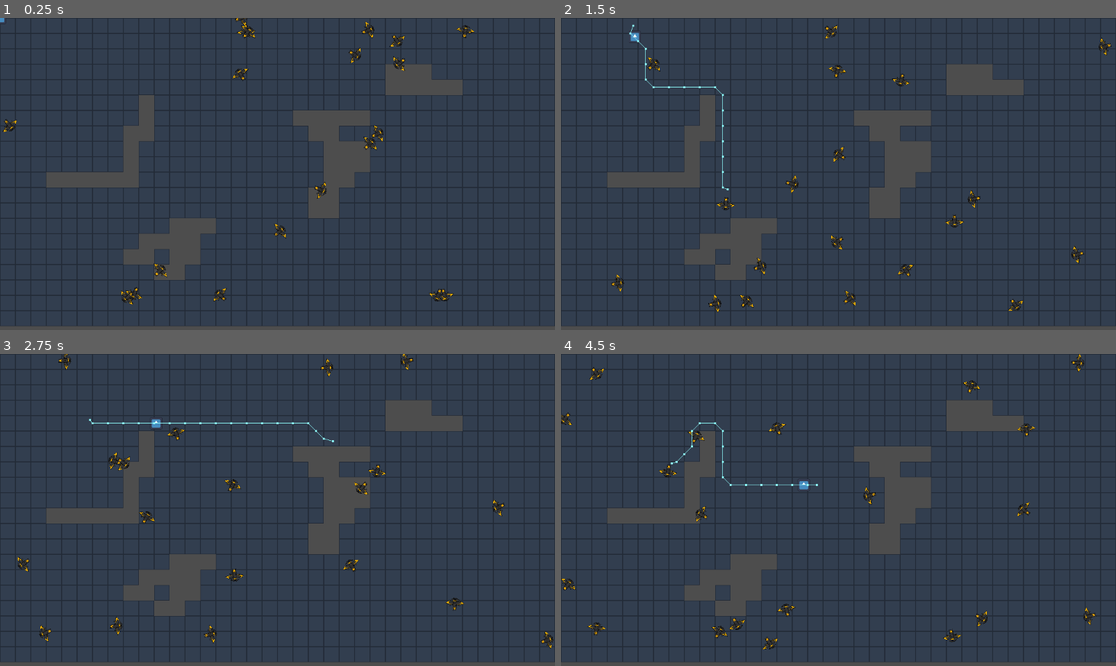
Above: before the commit, frames 1-4 (two rows, left to right).
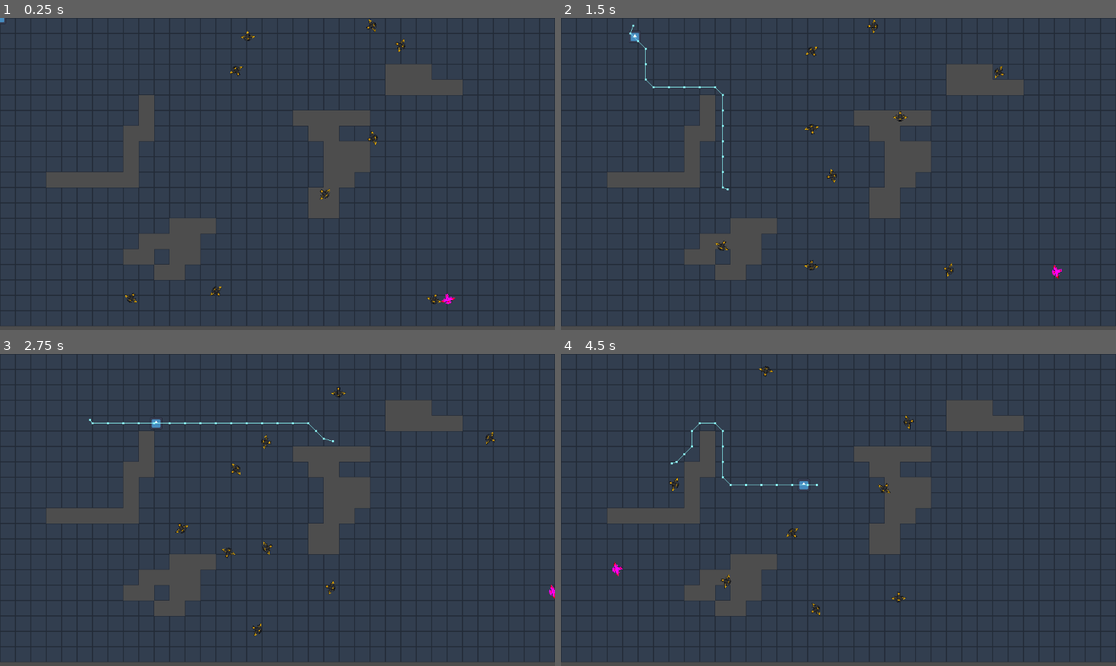
Above: after the commit, the same moments.

Repository: xStoffer/2D-Boid-Nav
Game: Godot game, scene res://Scenes/main.tscn
The game is run twice, just before and just after one commit, with the same random seed, the same clock (stepped at 60 frames per second) and the same inputs. The engine's default icon, where the game draws it, is replaced by a stand-in: a white triangle on a blue panel in a dark square.
Inputs (mouse positions are in pixels of both pictures, inside the frame that each line leads up to):
- Up to frame 1 (0.25 s): no input
- Up to frame 2 (1.5 s): move the mouse to (960, 158) at 0.52 s; hold Right mouse button (right_click) 0.53-1.28 s; move the mouse to (727, 189) at 1.27 s; right-click (727, 189) at 1.35 s
- Up to frame 3 (2.75 s): move the mouse to (333, 441) at 2.02 s; hold Right mouse button (right_click) from 2.03 s (still down)
- Up to frame 4 (4.5 s): move the mouse to (810, 572) at 2.77 s; release Right mouse button (right_click) at 2.78 s; right-click (810, 572) at 2.85 s; move the mouse to (1005, 556) at 3.52 s; hold Right mouse button (right_click) 3.53-4.28 s; move the mouse to (672, 463) at 4.27 s; right-click (672, 463) at 4.35 s

The runs differ from the first frame. In frame 1, 1.1% of the frame differs, in the area x 0-86%, y 0-92%; in frame 2, 1.3%; in frame 3, 1.3%; in frame 4, 1.4%, in the area x 0-97%, y 0-95%.

Commit message:
Steer Tweaks
Tried adding more things to the steer mechanics.
Started on alignment, failed miserably.
Seperation looks good tho, much smoother. There's actually a ratio now.

Diff:
--- a/2d-boid-nav/Scenes/drone.gd
+++ b/2d-boid-nav/Scenes/drone.gd
@@ -4,13 +4,14 @@
 
 var random_dir
 var dir
-var movement_speed = 150
+var movement_speed = 100
 var drones_in_range: Array[Node2D] = []
 
 @export var Steer_Strength = 0.05
-@export var Seperation = 1
-@export var Cohesion = 1
-@export var Alignment = 1
+@export var Seperation: float = 1
+@export var Cohesion: float = 1
+@export var Alignment: float = 1
+@onready var detection_area = $Drone_Area/CollisionShape2D
 
 
 # Called when the node enters the scene tree for the first time.
@@ -19,6 +20,9 @@
 	random_dir = Vector2(cos(random_angle), sin(random_angle)).normalized()
 	rotation = random_angle
 	dir = random_dir
+
+	if self.name == 'Drone':
+		modulate = Color(154.227, 0.0, 25.219, 1.0)
 
 # Called every frame. 'delta' is the elapsed time since the previous frame.
 func _process(delta: float) -> void:
@@ -44,15 +48,19 @@
 
 func _Steer_Apply() -> Vector2:
 	var direction = Vector2.ZERO
-	direction =+ Seperation * _Steer_Seperation()
-	+ Alignment * _Steer_Alignment()
-	+ Cohesion * _Steer_Cohesion()
+	direction =+ Seperation * _Steer_Seperation() + Alignment * _Steer_Alignment() + Cohesion * _Steer_Cohesion()
 	return direction.normalized()
 
 func _Steer_Seperation() -> Vector2:
 	var direction = Vector2.ZERO
 	for drone in drones_in_range:
-		var ratio = 1
+		var det_radius = detection_area.shape.radius
+		var magnitude = 1
+		var ratio = (drone.global_position - global_position).length()/det_radius
+		if (drone.global_position - global_position).length() > 0:
+			print((drone.global_position - global_position).length())
+			print(ratio)
+		#clamp(((drone.global_position - global_position).length()-(det_radius*magnitude)),0, (det_radius*magnitude))/det_radius
 		direction -= ratio * (drone.global_position - global_position)
 	return direction.normalized()
 
@@ -62,7 +70,11 @@
 
 func _Steer_Alignment() -> Vector2:
 	var direction = Vector2.ZERO
-	return direction
+	for drone in drones_in_range:
+		direction = Vector2.from_angle(rotation - drone.rotation)
+	if drones_in_range.size() == 0:
+		direction = Vector2.ZERO
+	return direction.normalized()
 
 func _on_boid_area_area_entered(body : Area2D) -> void:
 	var drone = body.get_parent()
--- a/2d-boid-nav/Scenes/drone.tscn
+++ b/2d-boid-nav/Scenes/drone.tscn
@@ -8,16 +8,19 @@
 [sub_resource type="CircleShape2D" id="CircleShape2D_x74uf"]
 
 [sub_resource type="CircleShape2D" id="CircleShape2D_i3b1v"]
-radius = 155.01291
+radius = 111.0
 
 [node name="Drone" type="RigidBody2D" unique_id=1950370061 groups=["Drones"]]
 collision_layer = 3
 gravity_scale = 0.0
 script = ExtResource("1_o36xs")
+Seperation = 0.5
+Cohesion = 0.0
+Alignment = 0.0
 
 [node name="Sprite2D" type="Sprite2D" parent="." unique_id=919642444]
 rotation = 1.5707964
-scale = Vector2(0.1, 0.1)
+scale = Vector2(0.08, 0.08)
 texture = ExtResource("1_ws5iu")
 
 [node name="Drone_Collision" type="CollisionShape2D" parent="." unique_id=570205779]
--- a/2d-boid-nav/Scenes/drone_spawner.gd
+++ b/2d-boid-nav/Scenes/drone_spawner.gd
@@ -1,7 +1,7 @@
 extends Node2D
 
 @export var drone_scene: PackedScene = preload("res://Scenes/drone.tscn")
-@export var spawn_count: int = 20  # Number of enemies per wave
+@export var spawn_count: int = 10  # Number of enemies per wave
 @export var spawn_area: Rect2 = Rect2(0, 0, 1000, 1000)
 
 # Called when the node enters the scene tree for the first time.
